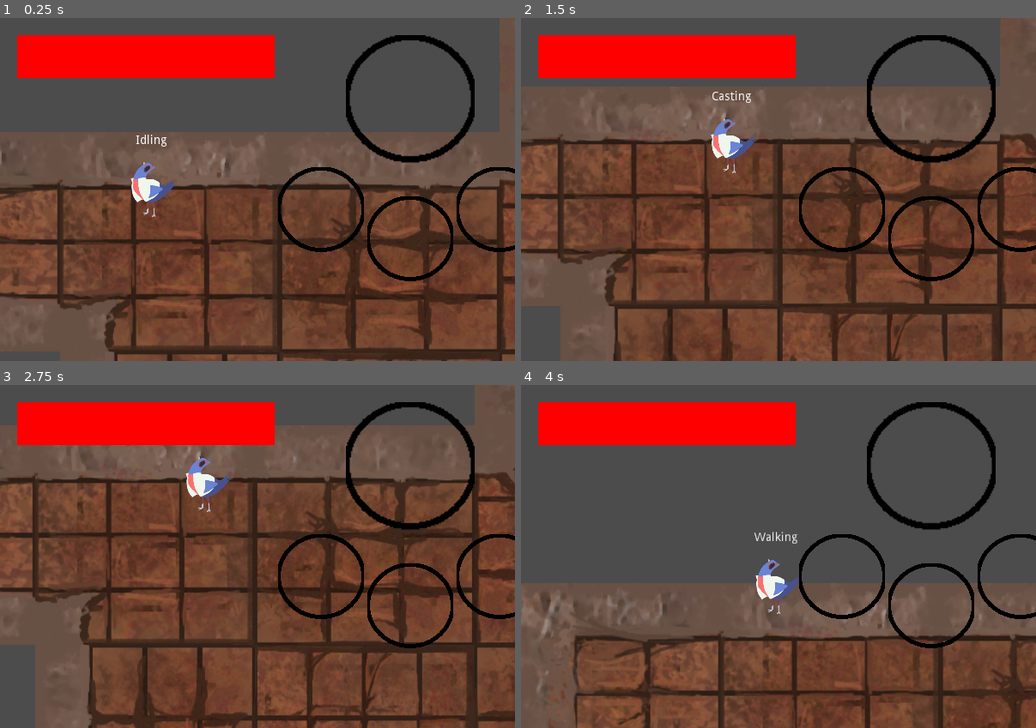
Above: before the commit, frames 1-4 (two rows, left to right).
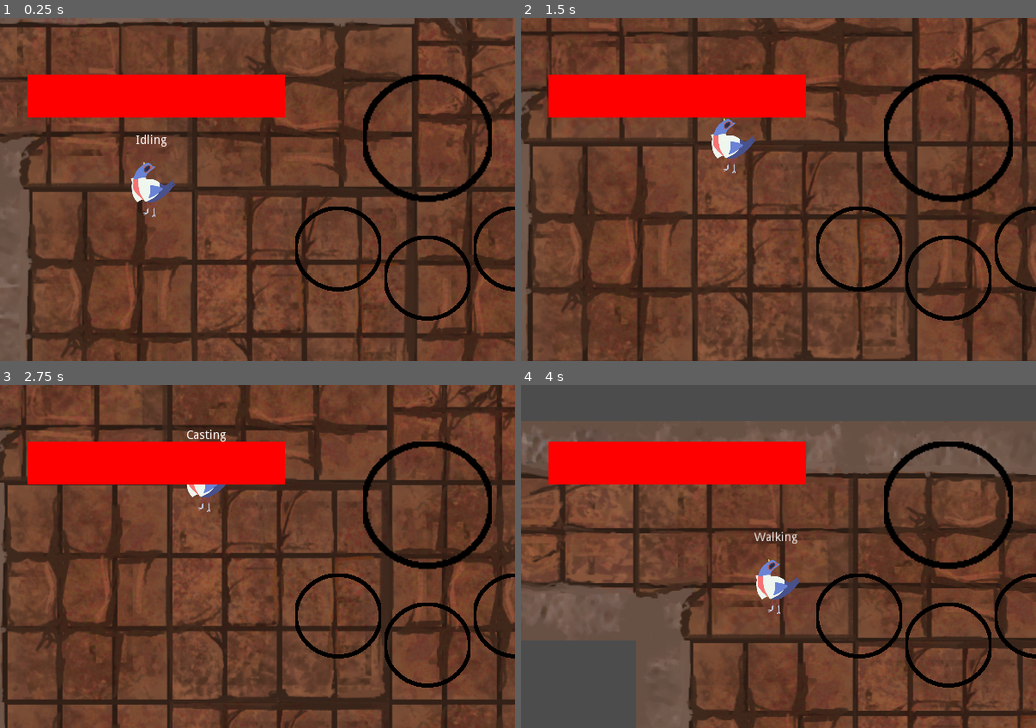
Above: after the commit, the same moments.

Repository: Alexzander-Stone/A-Squire-s-Tale
Game: Godot game, scene res://World.tscn
Two runs of this game, one before a commit and one after it. Both use one fixed random seed, a clock stepped at 60 frames per second and the inputs below.
Inputs:
- Up to frame 1 (0.25 s): no input
- Up to frame 2 (1.5 s): tap Enter at 0.5 s; hold Right (ui_right) 0.53-1.28 s; hold Shift (craft) 0.53-1.28 s; hold Down (ui_down) from 1.28 s (still down); tap S (primary_ability) at 1.35 s
- Up to frame 3 (2.75 s): release Down (ui_down) at 2.03 s; hold Right (ui_right) from 2.03 s (still down); tap A (secondary_ability) at 2.1 s
- Up to frame 4 (4 s): tap Space at 2.75 s; release Right (ui_right) at 2.78 s; hold Up (ui_up) 2.78-3.53 s; tap W (super_ability) at 2.85 s; hold Left (ui_left) from 3.53 s (still down); tap D (ternary_ability) at 3.6 s

The runs differ from the first frame. In frame 1, 70% of the frame differs, in the area x 0-100%, y 0-100%; in frame 2, 65%; in frame 3, 64%; in frame 4, 74%, in the area x 0-100%, y 5-100%.

Commit message:
Uhm collision works?

Diff:
--- a/Environment/Environment.tscn
+++ b/Environment/Environment.tscn
@@ -2,7 +2,7 @@
 
 [ext_resource path="res://Environment/Tileset.tres" type="TileSet" id=1]
 
-[node name="Environment" type="Node"]
+[node name="Environment" type="Node2D"]
 
 [node name="TileMap" type="TileMap" parent="." index="0"]
 
@@ -15,7 +15,7 @@
 cell_tile_origin = 0
 cell_y_sort = false
 cell_clip_uv = false
-collision_use_kinematic = false
+collision_use_kinematic = true
 collision_friction = 1.0
 collision_bounce = 0.0
 collision_layer = 1
@@ -23,4 +23,4 @@
 occluder_light_mask = 1
 format = 1
 tile_data = PoolIntArray( -131070, 10, 262147, -131069, 10, 327684, -131068, 10, 327684, -131067, 10, 327684, -131066,  …(911 unchanged characters)…
-_sections_unfolded = [ "Cell" ]
+_sections_unfolded = [ "Cell", "Collision" ]
--- a/Environment/Tileset.tres
+++ b/Environment/Tileset.tres
@@ -11,6 +11,11 @@
 [ext_resource path="res://Assets/sand.png" type="Texture" id=9]
 [ext_resource path="res://Assets/stone.png" type="Texture" id=10]
 [ext_resource path="res://Assets/water.png" type="Texture" id=11]
+
+[sub_resource type="ConvexPolygonShape2D" id=1]
+
+custom_solver_bias = 0.0
+points = PoolVector2Array( 0, 64, 0, 0, 256, 0, 256, 64 )
 
 [resource]
 
@@ -188,10 +193,10 @@
 10/texture = ExtResource( 3 )
 10/tex_offset = Vector2( 0, 0 )
 10/modulate = Color( 1, 1, 1, 1 )
-10/region = Rect2( 0, 0, 448, 448 )
+10/region = Rect2( 0, 0, 1792, 1792 )
 10/is_autotile = true
 10/autotile/bitmask_mode = 1
-10/autotile/icon_coordinate = Vector2( 4, 1 )
+10/autotile/icon_coordinate = Vector2( 4, 0 )
 10/autotile/tile_size = Vector2( 256, 256 )
 10/autotile/spacing = 0
 10/autotile/bitmask_flags = [ Vector2( 0, 0 ), 16, Vector2( 0, 1 ), 144, Vector2( 0, 2 ), 178, Vector2( 0, 3 ), 434, Ve …(976 unchanged characters)…
@@ -200,5 +205,10 @@
 10/autotile/priority_map = [  ]
 10/occluder_offset = Vector2( 256, 256 )
 10/navigation_offset = Vector2( 256, 256 )
-10/shapes = [  ]
+10/shapes = [ {
+"autotile_coord": Vector2( 4, 0 ),
+"one_way": false,
+"shape": SubResource( 1 ),
+"shape_transform": Transform2D( 1, 0, 0, 1, 0, 0 )
+} ]
 _sections_unfolded = [ "10" ]
--- /dev/null
+++ b/Player/KinematicBody2D.gd
@@ -0,0 +1,20 @@
+extends KinematicBody2D
+
+# class member variables go here, for example:
+# var a = 2
+# var b = "textvar"
+
+func _ready():
+	# Called when the node is added to the scene for the first time.
+	# Initialization here
+	pass
+
+#func _process(delta):
+#	# Called every frame. Delta is time since last frame.
+#	# Update game logic here.
+#	pass
+
+#move()
+#	# Call this to process collision
+func move(velocity):
+	move_and_collide(velocity)
--- a/Player/Player.tscn
+++ b/Player/Player.tscn
@@ -23,7 +23,7 @@
 "speed": 5.0
 } ]
 
-[node name="Player" type="Node2D"]
+[node name="Player" type="Node2D" index="0"]
 
 position = Vector2( 106.147, 63.6884 )
 script = ExtResource( 1 )
@@ -35,9 +35,23 @@
 animation = "Idle"
 _sections_unfolded = [ "Transform" ]
 
-[node name="Abilities" type="Node" parent="." index="1"]
+[node name="KinematicBody2D" type="KinematicBody2D" parent="." index="1"]
 
-[node name="StateMachine" type="Node" parent="." index="2"]
+editor/display_folded = true
+input_pickable = false
+collision_layer = 1
+collision_mask = 1
+collision/safe_margin = 0.08
+_sections_unfolded = [ "Collision", "Pickable", "collision" ]
+
+[node name="CollisionPolygon2D" type="CollisionPolygon2D" parent="KinematicBody2D" index="0"]
+
+build_mode = 0
+polygon = PoolVector2Array( -22.0766, -9.6018, -14.9697, -23.0594, -1.51208, -30.0151, -3.3266, -18.9768, -5.14111, -11.7187, 9.07258, -4.9143, 25.5544, -6.27519, 13.1552, 8.39213, 4.38508, 14.2893, 5.14113, 31.5272, -0.302414, 15.499, -6.502, 29.1078, -9.82861, 11.1139, -17.3891, 13.382, -22.8326, 0.831657 )
+
+[node name="Abilities" type="Node" parent="." index="2"]
+
+[node name="StateMachine" type="Node" parent="." index="3"]
 
 script = ExtResource( 3 )
 _sections_unfolded = [ "Pause" ]
@@ -78,7 +92,7 @@
 
 script = ExtResource( 11 )
 
-[node name="VBoxContainer" type="VBoxContainer" parent="." index="3"]
+[node name="VBoxContainer" type="VBoxContainer" parent="." index="4"]
 
 anchor_left = 0.0
 anchor_top = 0.0
@@ -120,7 +134,7 @@
 script = ExtResource( 12 )
 _sections_unfolded = [ "Anchor", "Focus", "Hint", "Margin", "Mouse", "Rect", "Size Flags", "Theme", "custom_constants", "custom_fonts", "custom_styles" ]
 
-[node name="Pivot" type="Position2D" parent="." index="4"]
+[node name="Pivot" type="Position2D" parent="." index="5"]
 
 script = ExtResource( 13 )
 
--- a/Player/Scripts/Player.gd
+++ b/Player/Scripts/Player.gd
@@ -7,9 +7,13 @@
 
 func _ready():
 	print("PC created")
+	get_node("KinematicBody2D").position = position
 
 func update_position():
-	position += velocity
+	#position += velocity
+	if get_node("KinematicBody2D").move_and_collide(velocity):
+		print("collide")
+	position = get_node("KinematicBody2D").position
 
 func add_to_crafting(integer):
 	crafting_container.append(integer)
--- a/World.tscn
+++ b/World.tscn
@@ -4,7 +4,7 @@
 [ext_resource path="res://UI/GUI.tscn" type="PackedScene" id=2]
 [ext_resource path="res://Player/Player.tscn" type="PackedScene" id=3]
 
-[node name="World" type="Node" index="0"]
+[node name="World" type="Node"]
 
 [node name="Environment" parent="." index="0" instance=ExtResource( 1 )]
 
@@ -19,10 +19,15 @@
 
 [node name="GUI" parent="CanvasLayer" index="0" instance=ExtResource( 2 )]
 
+margin_left = 32.0
+margin_top = 66.0
+margin_right = 52.0
+margin_bottom = 26.0
+
 [node name="Player" parent="." index="2" instance=ExtResource( 3 )]
 
 editor/display_folded = true
-position = Vector2( 106.147, 66.6884 )
+position = Vector2( 205.186, 256.228 )
 
 
 [editable path="CanvasLayer/GUI"]
Not shown: 1 places in Environment/Tileset.tres that only renumber resources
